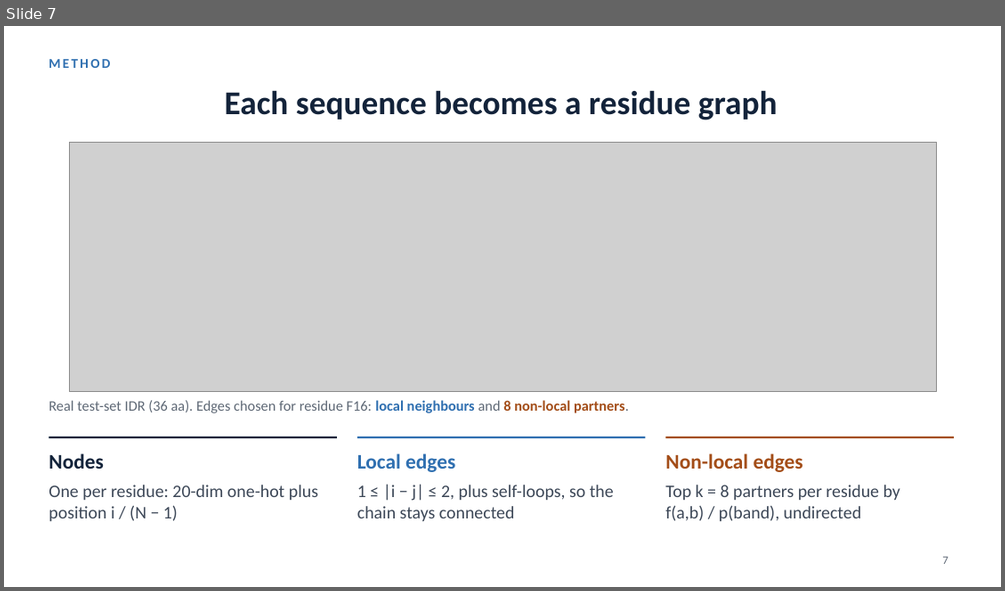
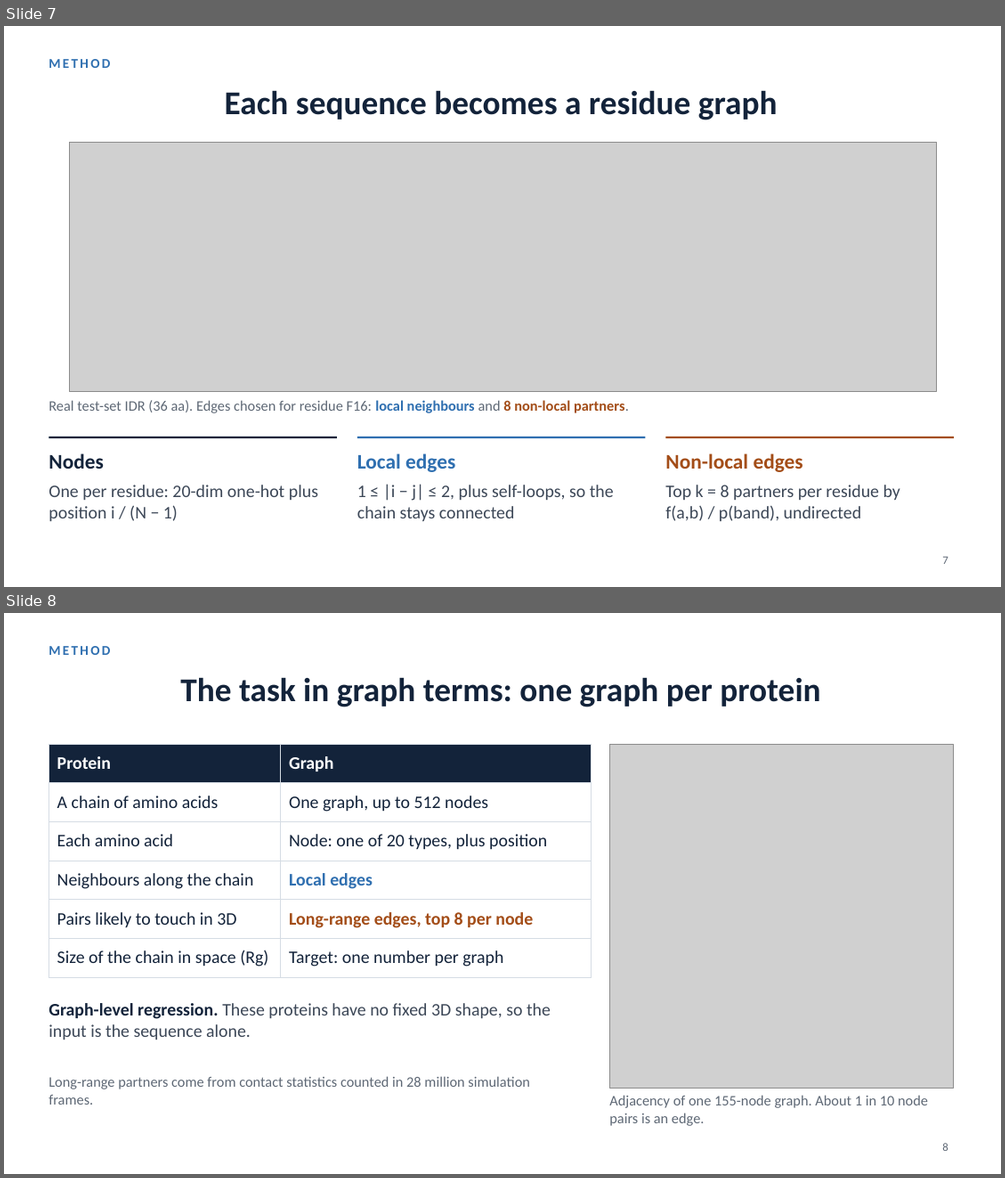
Before and after one commit to Andychung1229/claudev2, a slide deck: comp5222-presentation/ContactGAT_talk.pptx. Shown one above the other, each under a label of ours: slide 7 before the commit, slides 7 and 8 after it. The pictures are 1005x591 and 1005x1178 pixels, drawn with LibreOffice and Linux fonts; fonts in the diff are those of the drawing; grey boxes stand for pictures. Boxes give left, top, right and bottom in pixels: in the first picture for what was removed or moved away, otherwise in the second. Text is boxed around its words. In the diff, an @@ line names an element or a change of style, - is before the commit and + after.

```diff
--- a/comp5222-presentation/ContactGAT_talk.pptx
+++ b/comp5222-presentation/ContactGAT_talk.pptx
@@ slide 8 added at (x1=4, y1=613, x2=1001, y2=1174), background #FFFFFF @@
@@ text added at (x1=48, y1=646, x2=110, y2=655), 13 pt, text #2F6FB0, bold @@
+METHOD
@@ title added at (x1=180, y1=677, x2=820, y2=707), 32 pt, text #13233A, bold @@
+The task in graph terms: one graph per protein
@@ table added at (x1=48, y1=744, x2=591, y2=970), 6 rows, 2 columns @@
+Protein | Graph
+A chain of amino acids | One graph, up to 512 nodes
+Each amino acid | Node: one of 20 types, plus position
+Neighbours along the chain | Local edges
+Pairs likely to touch in 3D | Long-range edges, top 8 per node
+Size of the chain in space (Rg) | Target: one number per graph
@@ picture added at (x1=610, y1=744, x2=954, y2=1088) @@
@@ text added at (x1=48, y1=1003, x2=550, y2=1039), 17 pt, text #3C4757 @@
+Graph-level regression. These proteins have no fixed 3D shape, so the input is the sequence alone.
@@ text added at (x1=48, y1=1076, x2=530, y2=1104), 14 pt, text #5E6875 @@
+Long-range partners come from contact statistics counted in 28 million simulation frames.
@@ text added at (x1=609, y1=1094, x2=928, y2=1126), 14 pt, text #5E6875 @@
+Adjacency of one 155-node graph. About 1 in 10 node pairs is an edge.
@@ page number added at (x1=942, y1=1143, x2=947, y2=1151), 11 pt, text #5E6875 @@
+8
```
Also in this commit, not shown: 6 slides changed, 1 slide removed, 2 other files.
